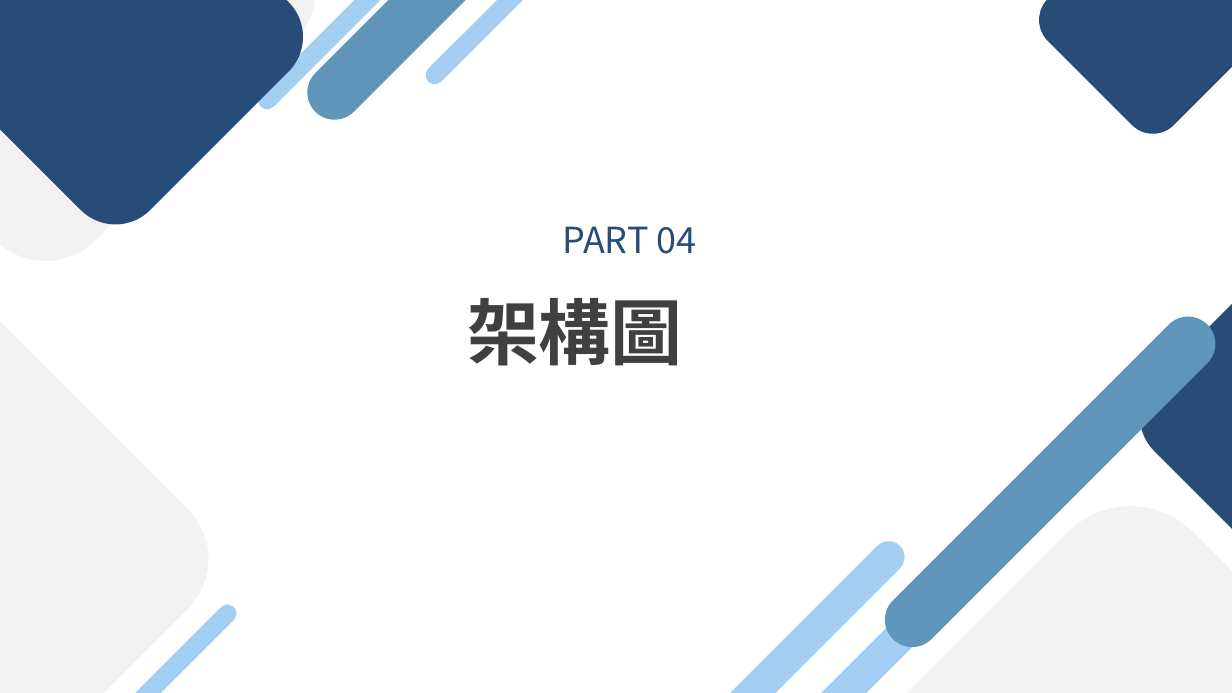
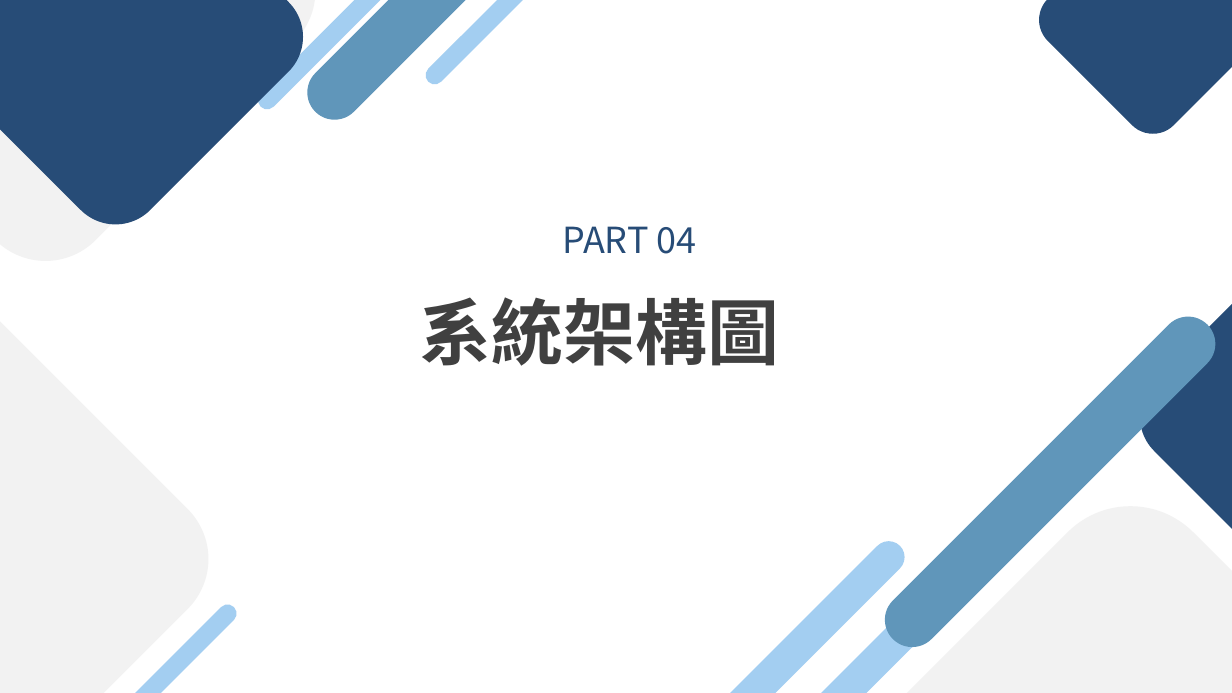
Before and after one commit to kerry96164/2024-EOS-FinalProject, a slide deck: slide 13 of final_project.pptx (slide 11 before the commit). Drawn at 1232x693 pixels with LibreOffice and Linux fonts; fonts in the diff are those of the drawing. Boxes give left, top, right and bottom in pixels: in the first picture for what was removed or moved away, otherwise in the second. Text is boxed around its words. In the diff, an @@ line names an element or a change of style, - is before the commit and + after.

```diff
--- a/final_project.pptx
+++ b/final_project.pptx
@@ text at bbox=[420, 297, 779, 366]: text changed @@
-架構圖
+系統架構圖
```
Also in this commit, not shown: 6 other slides changed, 8 slides added, 4 other files.
